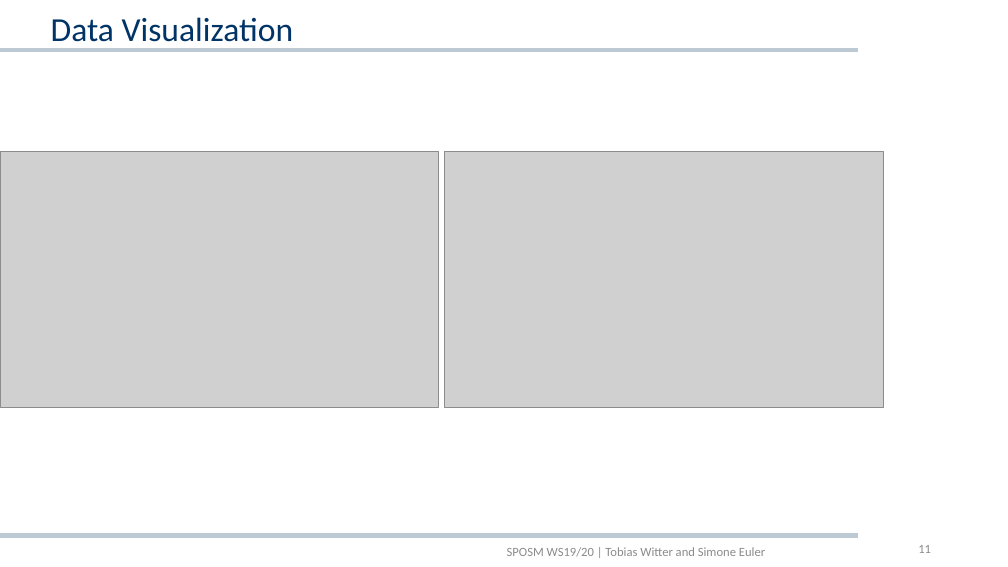
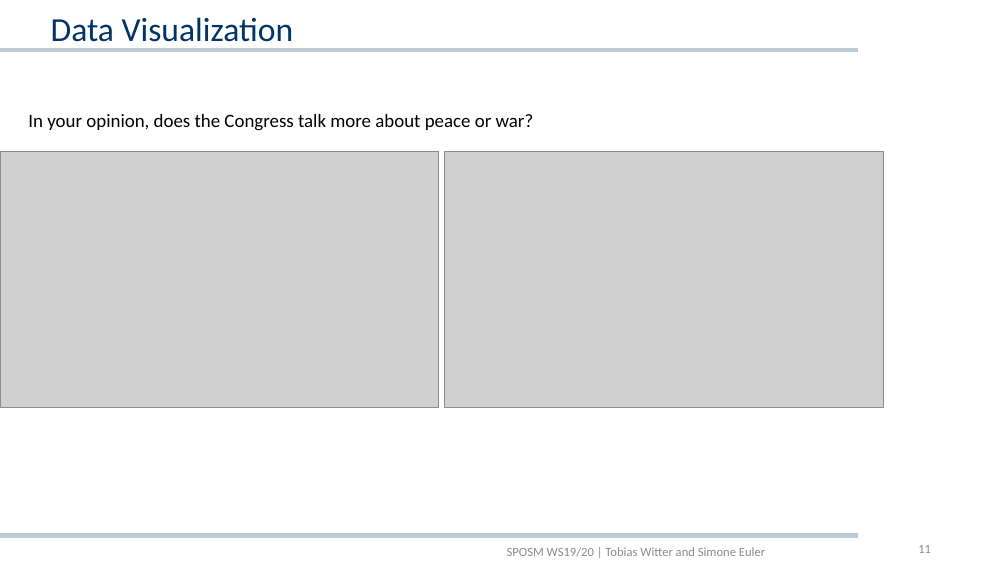
Before and after one commit to towitter/crec_scrape, a slide deck: slide 11 of pres/Presentation_SPOSM.pptx. Drawn at 1008x567 pixels with LibreOffice and Linux fonts; fonts in the diff are those of the drawing; grey boxes stand for pictures; background and template pictures are left out. Boxes give left, top, right and bottom in pixels: in the first picture for what was removed or moved away, otherwise in the second. Text is boxed around its words. In the diff, an @@ line names an element or a change of style, - is before the commit and + after.

```diff
--- a/pres/Presentation_SPOSM.pptx
+++ b/pres/Presentation_SPOSM.pptx
@@ text added at (28,114,534,131), 18 pt, text #000000 @@
+In your opinion, does the Congress talk more about peace or war?
```
Also in this commit, not shown: 1 other slide changed, 1 other file.
